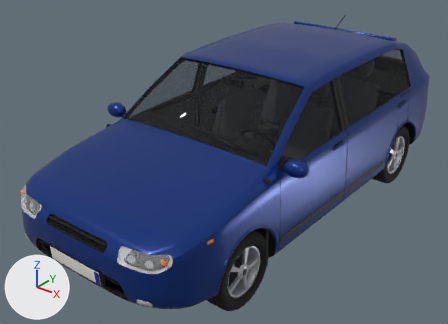
Before and after pictures for a commit that changed the glTF model data/models/cars/kleinwagen/kleinwagen.glb.
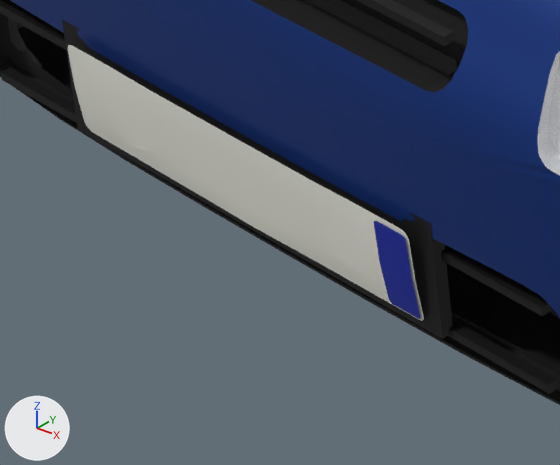
The first picture shows the older version from a camera (50 mm lens) standing at (3.03, -4.26, 2.98) and looking at (-0.14, -0.31, 0.53). The close-ups show the older and then the newer version on the part from 9% to 27% of the width and 74% to 94% of the height of that picture. Only the edits that show in the close-ups are written down. Lighting does not change. The marker at lower left points along +X, +Y and +Z. Where no turn or scale is listed for an object, it has been applied to the vertices. Vertices at exactly the same position are counted once.

Script lines for the objects in view, before the commit:
```python
ob_body = bpy.data.objects.new('body', me_body_001)
ob_body.location = (0.0, 0.0, 0.0)
ob_decals = bpy.data.objects.new('decals', me_decals)
ob_decals.location = (0.0, 0.0, 0.0)
ob_details = bpy.data.objects.new('details', me_details)
ob_details.location = (0.0, 0.0, 0.0)
```
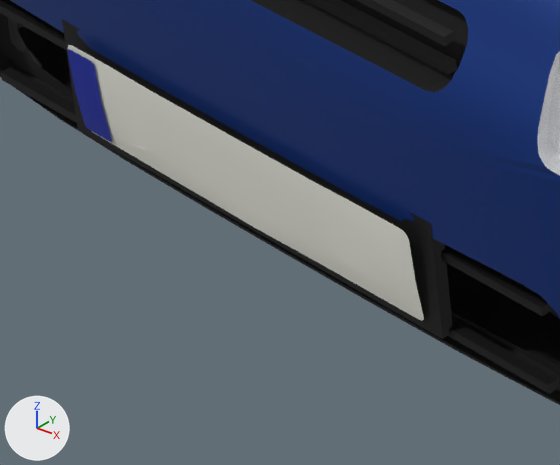
What changed in the scene script:
```text
Change me_decals:
    where me_decals.from_pydata(...)  # 1478 vertices, 2420 faces; spans x -0.88..0.88, y -2.13..2.03, z 0.37..0.98
    used by ob_decals; location = (0.0, 0.0, 0.0)
    me_decals part 1: the loose piece of 42 vertices spanning x 0.21..0.26, y -2.13..-2.12, z 0.42..0.52 is moved by (-0.47, 0.0, 0.0)
```

Boxes (x1, y1, x2, y2) around the edits, measured in the close-ups (560 x 465 px; the box of a moved part takes in the faces that stretch with it):
part 1 of me_decals, moved or reshaped: before (374, 221, 420, 319); after (68, 49, 112, 142)
